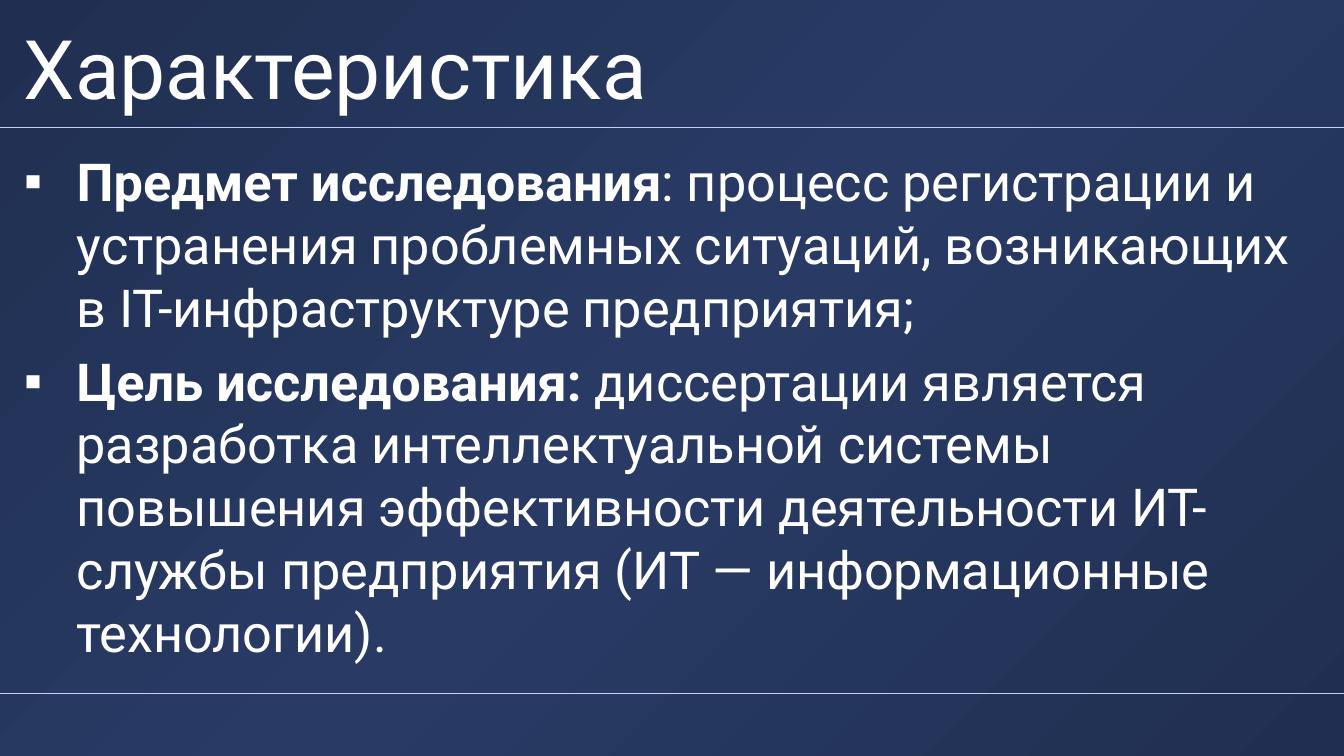
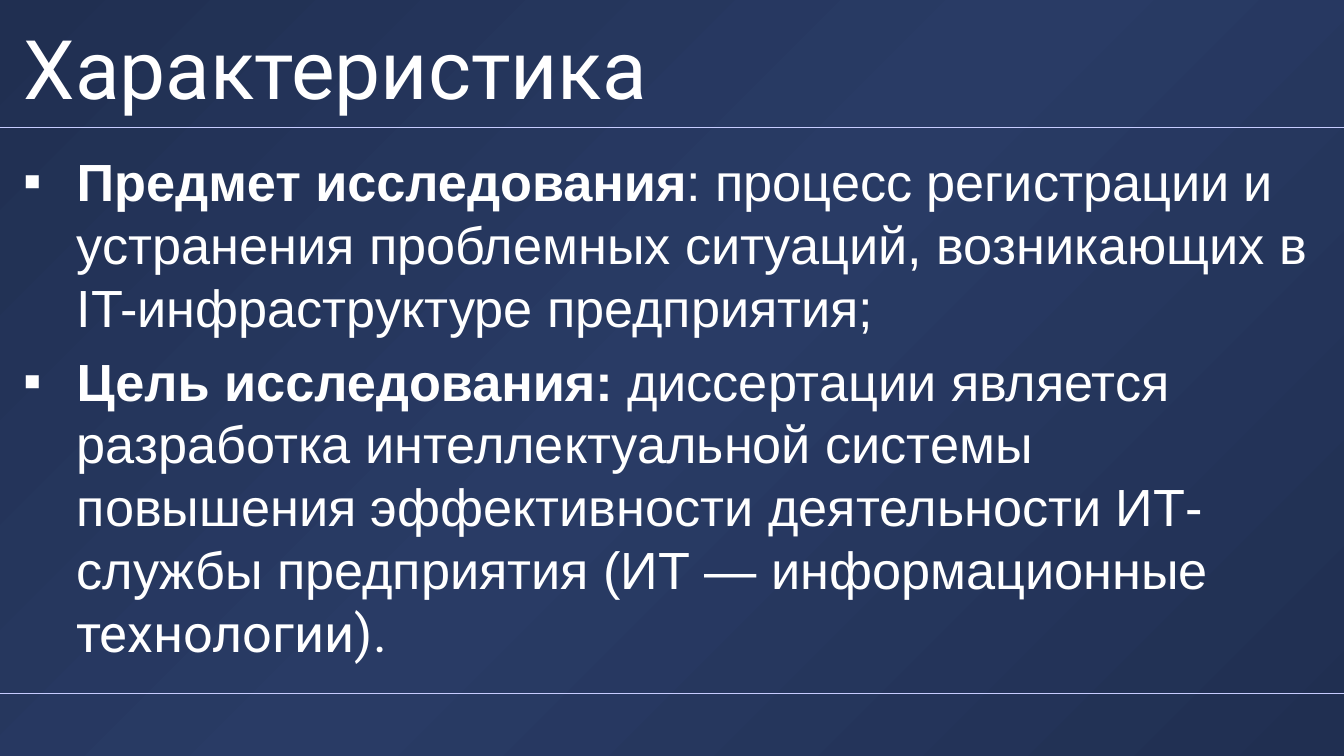
Before and after one commit to alexander-toschev/alexander-toschev, a slide deck: slide 4 of Disser/Presentation/DUBNAPresentationX-short.pptx. Drawn at 1344x756 pixels with LibreOffice and Linux fonts; fonts in the diff are those of the drawing; background and template pictures are left out. Boxes give left, top, right and bottom in pixels: in the first picture for what was removed or moved away, otherwise in the second. Text is boxed around its words. In the diff, an @@ line names an element or a change of style, - is before the commit and + after.

Commit message:
Presentation CD

```diff
--- a/Disser/Presentation/DUBNAPresentationX-short.pptx
+++ b/Disser/Presentation/DUBNAPresentationX-short.pptx
@@ text at (77, 165, 1307, 337): font Roboto to Arial in "Предмет исследования: процесс регистрации и устранения пробл ..." @@
@@ text at (77, 365, 1207, 664): text changed; font Roboto to Arial @@
-▪ Цель исследования: диссертации является разработка интеллектуальной системы повышения эффективности деятельности ИТ-службы предприятия (ИТ — информационные технологии).
+▪ Цель исследования: диссертации является разработка интеллектуальной системы повышения эффективности деятельности ИТ-службы предприятия (ИТ — информационные технологии).
```
Also in this commit, not shown: 21 other slides changed, 9 other files.
